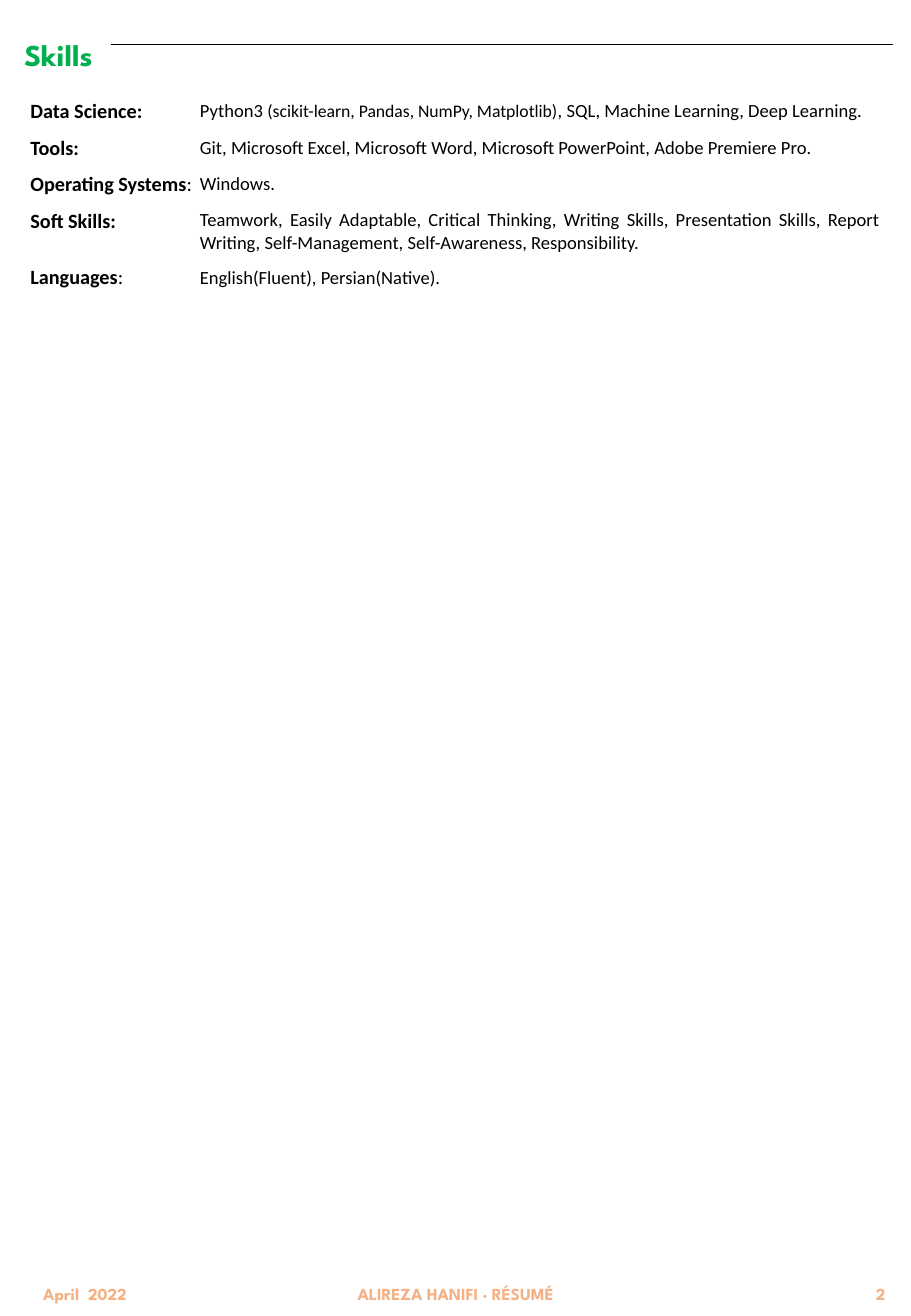
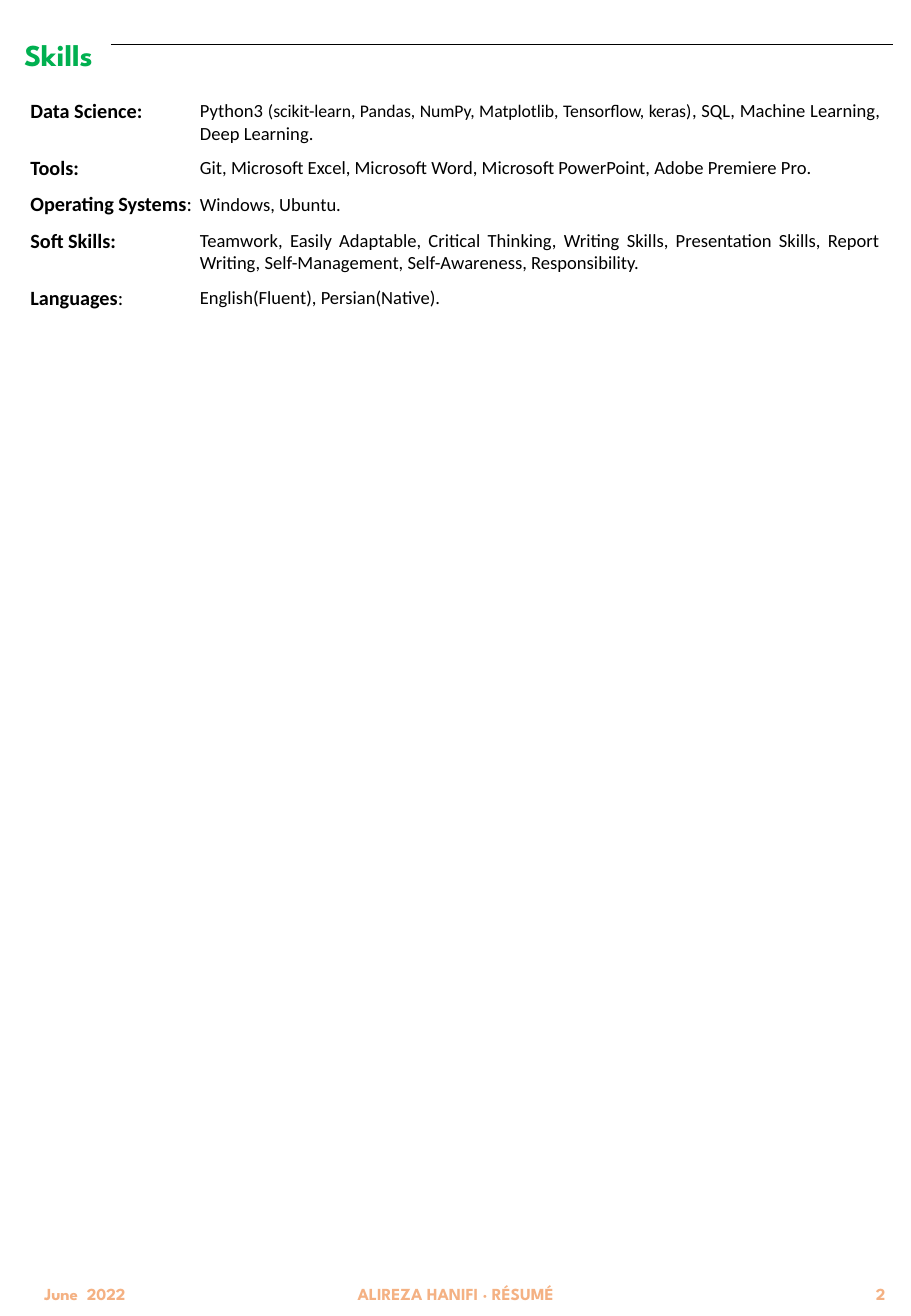
Before and after one commit to AlirezaHanifi/My_CV, a slide deck: slide 2 of AlirezaHanifi's English resume.pptx. Drawn at 911x1316 pixels with LibreOffice and Linux fonts; fonts in the diff are those of the drawing. Boxes give left, top, right and bottom in pixels: in the first picture for what was removed or moved away, otherwise in the second. Text is boxed around its words. In the diff, an @@ line names an element or a change of style, - is before the commit and + after.

Commit message:
June 2022

```diff
--- a/AlirezaHanifi's English resume.pptx
+++ b/AlirezaHanifi's English resume.pptx
@@ table at (x1=18, y1=18, x2=892, y2=313) @@
-row 3, column 3: Python3 (scikit-learn, Pandas, NumPy, Matplotlib), SQL, Machine Learning, Deep Learning.
+row 3, column 3: Python3 (scikit-learn, Pandas, NumPy, Matplotlib, Tensorflow, keras), SQL, Machine Learning, Deep Learning.
-row 5, column 3: Windows.
+row 5, column 3: Windows, Ubuntu.
@@ text at (x1=44, y1=1289, x2=126, y2=1300): text changed @@
-April 2022
+June 2022
```
Also in this commit, not shown: 1 other slide changed, 2 other files.
